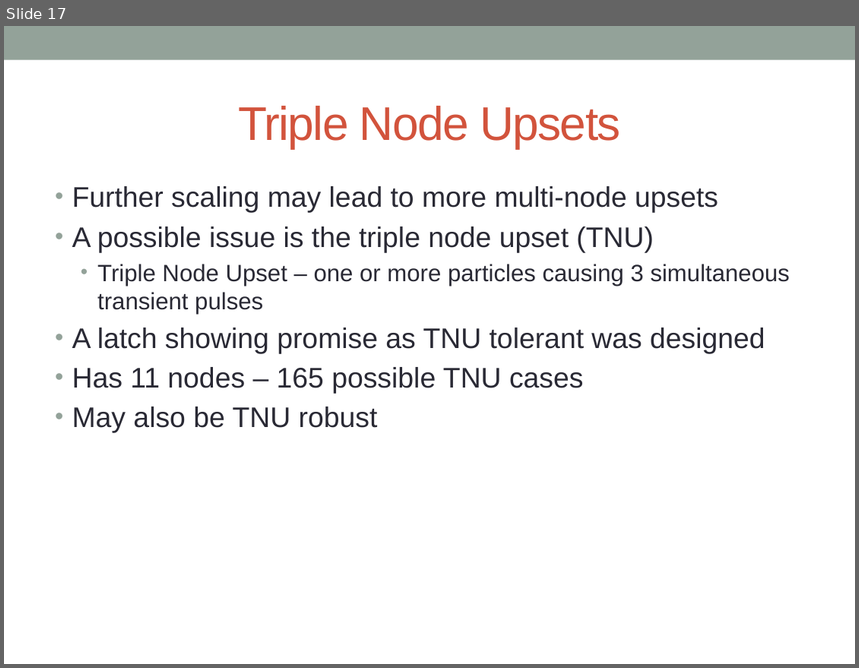
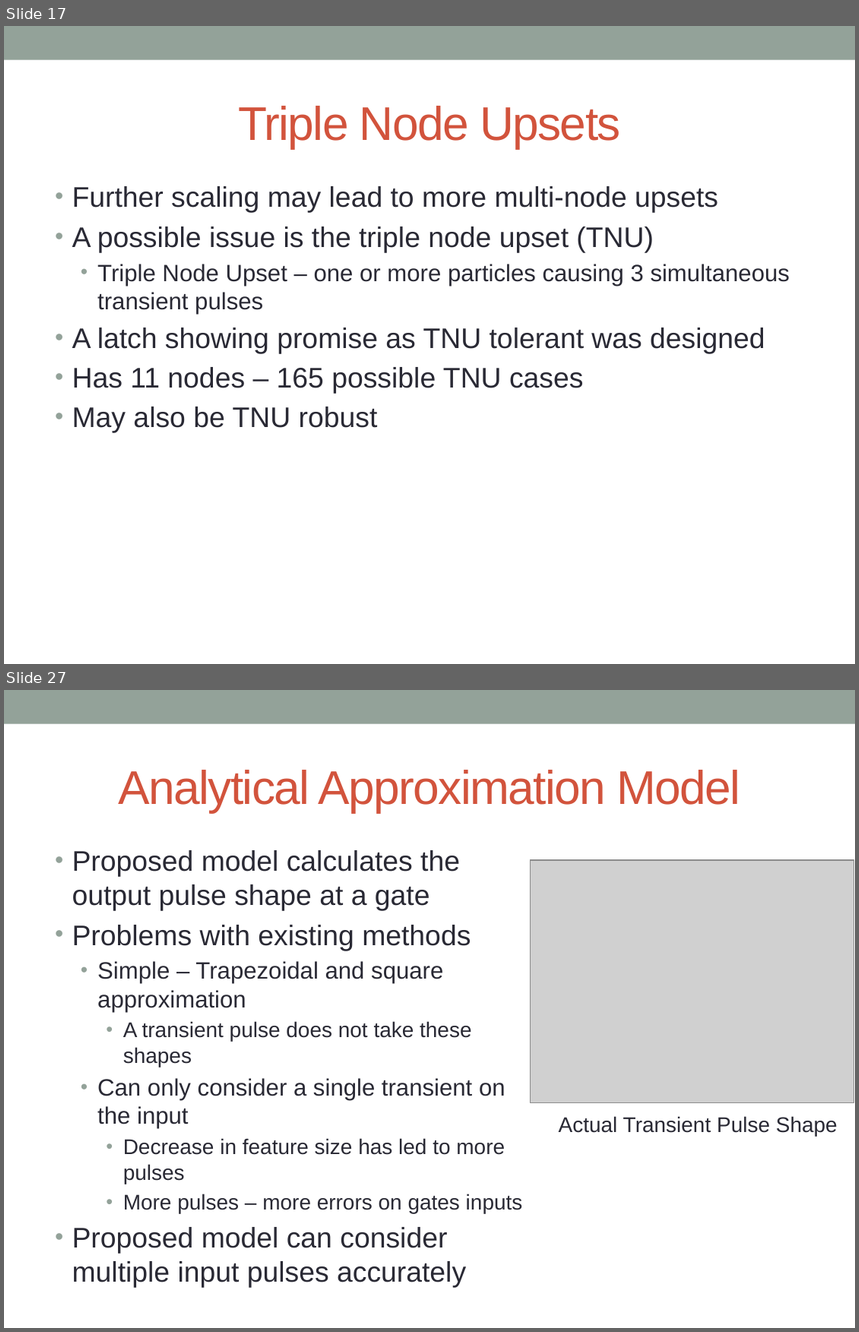
Before and after one commit to acwatkins88/Fast_SET, a slide deck: Dissertation/Dissertation Defense/Dissertation Defense.pptx. Shown one above the other, each under a label of ours: slide 17 before the commit, slides 17 and 27 after it; the slides between them are not shown. The pictures are 859x668 and 859x1332 pixels, drawn with LibreOffice and Linux fonts; fonts in the diff are those of the drawing; grey boxes stand for pictures; background and template pictures are left out. Boxes give left, top, right and bottom in pixels: in the first picture for what was removed or moved away, otherwise in the second. Text is boxed around its words. In the diff, an @@ line names an element or a change of style, - is before the commit and + after.

```diff
--- a/Dissertation/Dissertation Defense/Dissertation Defense.pptx
+++ b/Dissertation/Dissertation Defense/Dissertation Defense.pptx
@@ slide 27 added at (x1=4, y1=690, x2=855, y2=1328), background #FFFFFF; not listed: 1 template element that a slide beside it also shows @@
@@ title added at (x1=118, y1=770, x2=740, y2=813), 40 pt, text #D2533C @@
+Analytical Approximation Model
@@ text added at (x1=72, y1=850, x2=523, y2=1288), 24 pt, text #292934 @@
+• Proposed model calculates the output pulse shape at a gate
+• Problems with existing methods
+  • Simple – Trapezoidal and square approximation
+    • A transient pulse does not take these shapes
+  • Can only consider a single transient on the input
+    • Decrease in feature size has led to more pulses
+    • More pulses – more errors on gates inputs
+• Proposed model can consider multiple input pulses accurately
@@ picture added at (x1=531, y1=860, x2=855, y2=1103) @@
@@ text added at (x1=559, y1=1116, x2=838, y2=1136), 18 pt, text #292934 @@
+Actual Transient Pulse Shape
```
Also in this commit, not shown: 1 slide changed, 36 other slides added, 1 slide removed, 36 other files.
